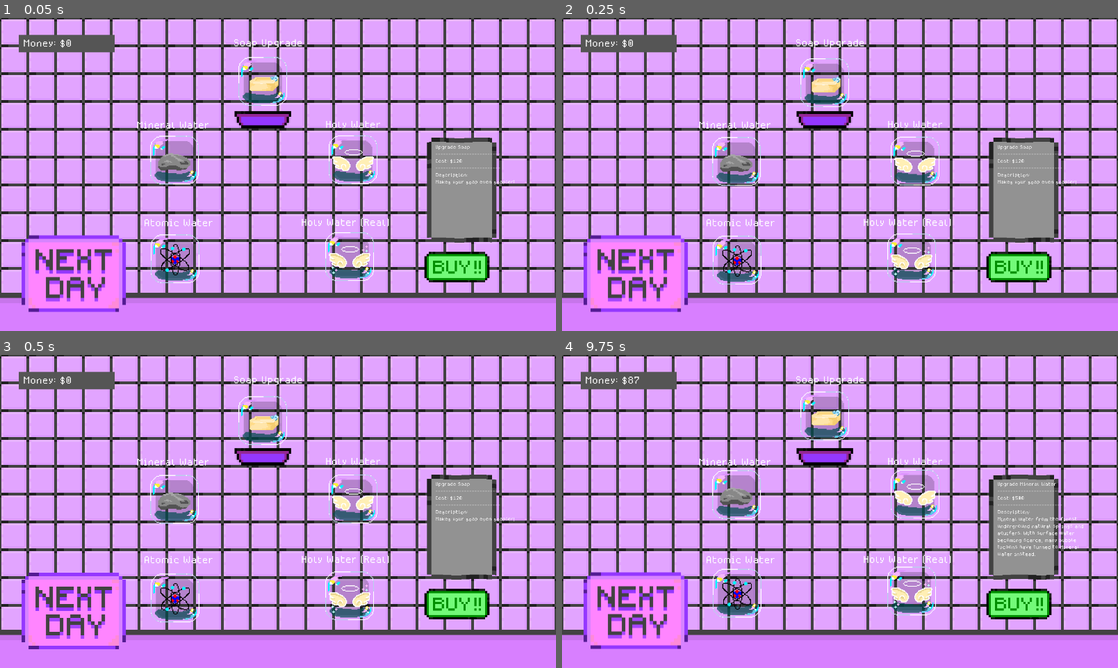
Above: before the commit, frames 1-4 (two rows, left to right).
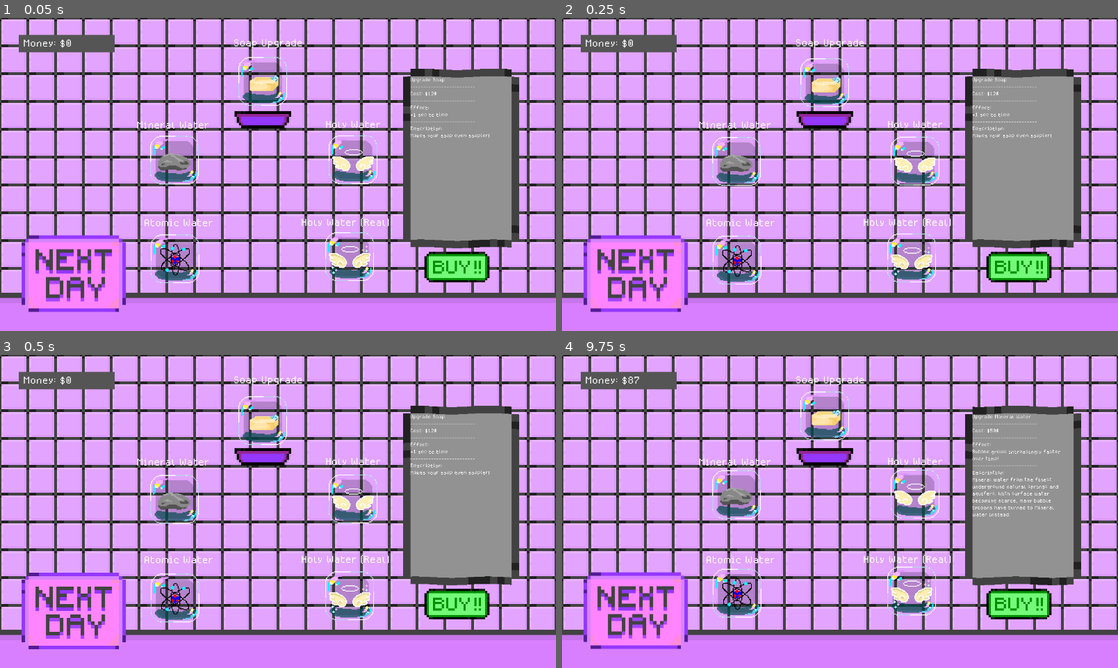
Above: after the commit, the same moments.

Repository: Topech/gamejam2025
Game: Godot game, scene res://upgrade_screen.tscn
Same seed, same stepped clock (60 frames per second), same inputs: the game is played once before the commit and once after it. This scene is started directly instead of the project's main scene. Sound files missing from this copy of the repository are replaced by a short silence.
Inputs (mouse positions are in pixels of both pictures, inside the frame that each line leads up to):
- Up to frame 1 (0.05 s): no input
- Up to frame 2 (0.25 s): no input
- Up to frame 3 (0.5 s): no input
- Up to frame 4 (9.75 s): click (634, 611) at 0.5 s; click (823, 639) at 1.25 s; click (823, 639) at 2 s; move the mouse to (962, 495) at 2.77 s; click "To Upgrades" at 3.5 s; click (634, 611) at 4.25 s; click (595, 389) at 5 s; click (823, 639) at 5.75 s; click (823, 639) at 6.5 s; move the mouse to (728, 527) at 7.27 s; click "To Upgrades" at 8 s; click (1017, 605) at 8.75 s; click "Mineral Water" at 9.5 s

The runs differ from the first frame. In frame 1, 8.3% of the frame differs, in the area x 72-94%, y 16-74%; in frame 2, 8.3%; in frame 3, 8.3%; in frame 4, 8.7%.

Commit message:
explain effect of waters

Diff:
--- a/upgrade_screen.gd
+++ b/upgrade_screen.gd
@@ -1,6 +1,7 @@
 extends Control
 var selected_button = "soap"
 var description_text = ""
+var description_effect = ""
 var description_title = "Soap"
 var upgrade_cost = 100
 
@@ -29,28 +30,36 @@
 	match selected_button:
 		"soap":
 			description_title = "Soap"
+			description_effect = "+1 sec to time"
 			description_text = "Makes your soap even soapier!"
 			upgrade_cost = int(float(100) * pow(1.2, Global.soap_level))
 		"mineral_water":
 			description_title = "Mineral Water"
+			description_effect = "Bubble grows increasingly faster over time!"
 			description_text = "Mineral water from the finest underground natural springs and aquifers. With surface water becoming scarce, many bubble tycoons have turned to Mineral water instead."
 			upgrade_cost = 500
 		"holy_water":
 			description_title = "Holy Water"
+			description_effect = "Bubble grows steadily then kicks up about halfway through!"
 			description_text = "Large reserves of this Holy water used to be available during The Bubble War. Recent legislation has outlawed its use for making bubbles for all but the keenest tycoons!"
 			upgrade_cost = 1000
 		"atomic_water":
 			description_title = "Atomic Water"
+			description_effect = "Bubble grows randomly!"
 			description_text = "Bad for drinking. Great for making bubbles!"
 			upgrade_cost = 2500
 		"holy_water_real":
 			description_title = "Holy Water (Real)"
+			description_effect = "Bubble grows steadily then kicks up randomly!"
 			description_text = "Warning: creates highly unstable, but exquisitely profitable bubbles."
 			upgrade_cost = 10000
 
 	$RichTextLabel.text = "Upgrade " + description_title + "
 -------------------------
 Cost: $" + str(upgrade_cost) + "
+-------------------------
+Effect:
+" + description_effect + "
 -------------------------
 Description:
 " + description_text
--- a/upgrade_screen.tscn
+++ b/upgrade_screen.tscn
@@ -135,11 +135,16 @@
 
 [node name="TextureRect2" type="TextureRect" parent="."]
 material = SubResource("ShaderMaterial_s3rsb")
-layout_mode = 0
+layout_mode = 1
+anchors_preset = -1
 anchor_left = 0.767969
-anchor_top = 0.380556
-anchor_right = 0.892969
-anchor_bottom = 0.713889
+anchor_top = 0.240278
+anchor_right = 0.976562
+anchor_bottom = 0.809722
+offset_left = -55.0
+offset_top = -58.0
+offset_right = -55.0
+offset_bottom = -58.0
 texture = ExtResource("3_r2jn1")
 metadata/_edit_use_anchors_ = true
 
@@ -182,10 +187,10 @@
 [node name="RichTextLabel" type="RichTextLabel" parent="."]
 material = SubResource("ShaderMaterial_re1o2")
 layout_mode = 0
-offset_left = 1002.0
-offset_top = 289.0
-offset_right = 1219.0
-offset_bottom = 587.0
+offset_left = 944.0
+offset_top = 134.0
+offset_right = 1174.0
+offset_bottom = 510.0
 theme_override_fonts/normal_font = ExtResource("12_yhqa0")
 text = "Upgrade X
 -------------------------
